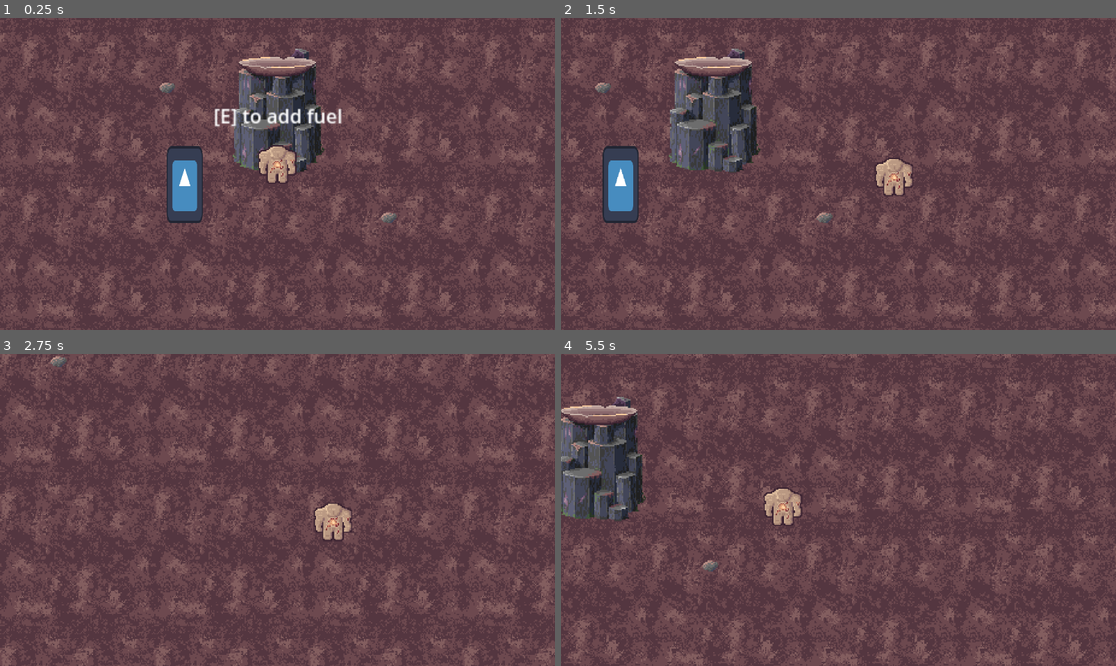
Above: before the commit, frames 1-4 (two rows, left to right).
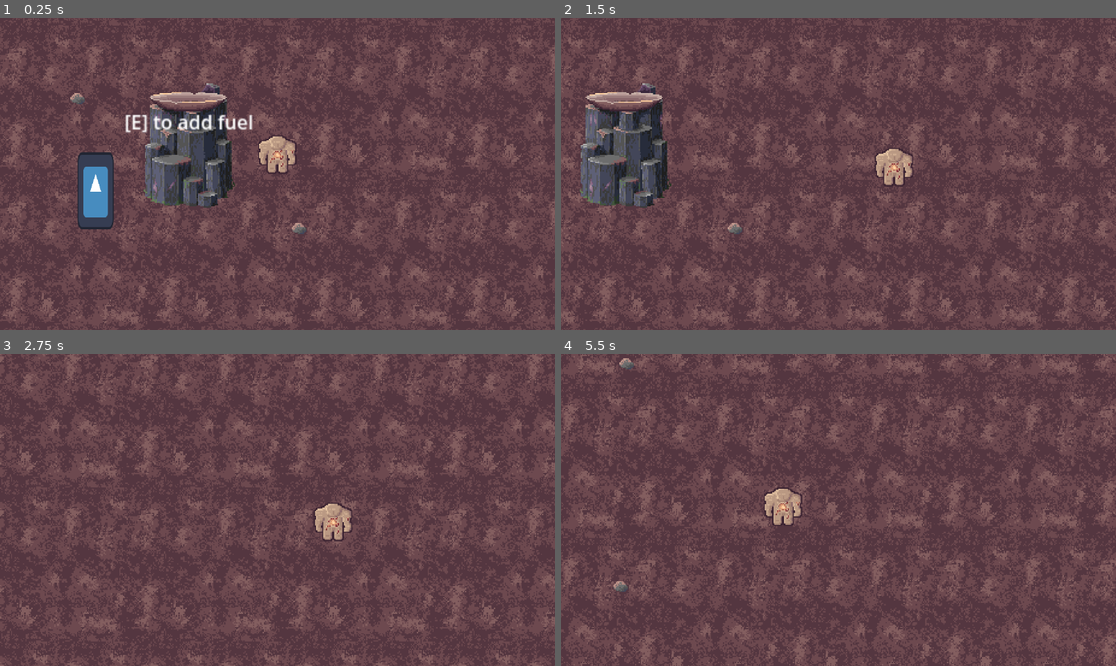
Above: after the commit, the same moments.

Repository: ShadowDragon5/eclipse
Game: Godot game, scene res://scenes/world.tscn
Two runs of this game, one before a commit and one after it. Both use one fixed random seed, a clock stepped at 60 frames per second and the inputs below. The engine's default icon, where the game draws it, is replaced by a stand-in: a white triangle on a blue panel in a dark square.
Inputs (mouse positions are in pixels of both pictures, inside the frame that each line leads up to):
- Up to frame 1 (0.25 s): no input
- Up to frame 2 (1.5 s): tap Enter at 0.5 s; move the mouse to (960, 158) at 0.52 s; hold Right (ui_right) 0.53-1.28 s; hold E (interact) 0.53-1.28 s; click (960, 158) at 0.67 s; move the mouse to (727, 189) at 1.27 s; hold Down (ui_down) from 1.28 s (still down); tap E (interact) at 1.35 s
- Up to frame 3 (2.75 s): move the mouse to (333, 441) at 2.02 s; release Down (ui_down) at 2.03 s; hold Right (ui_right) from 2.03 s (still down); hold E (interact) from 2.03 s (still down)
- Up to frame 4 (5.5 s): move the mouse to (810, 572) at 2.77 s; release Right (ui_right) at 2.78 s; release E (interact) at 2.78 s; hold Up (ui_up) 2.78-3.53 s; tap E (interact) at 2.85, 4.35 s; click (810, 572) at 2.92 s; move the mouse to (1005, 556) at 3.52 s; hold E (interact) 3.53-4.28 s; hold Left (ui_left) 3.53-5.03 s; move the mouse to (672, 463) at 4.27 s; move the mouse to (866, 510) at 5.02 s; hold Down (ui_down) from 5.03 s (still down); hold E (interact) from 5.03 s (still down); click (866, 510) at 5.17 s

The runs differ from the first frame. In frame 1, 40% of the frame differs, in the area x 0-100%, y 0-100%; in frame 2, 39%; in frame 3, 33%; in frame 4, 36%.

Commit message:
Moved brazier a bit & timings

Diff:
--- a/scenes/objects/brazier.tscn
+++ b/scenes/objects/brazier.tscn
@@ -17,7 +17,7 @@
 
 [node name="Sprite2D" type="Sprite2D" parent="."]
 texture_filter = 1
-position = Vector2(2.08165e-12, -24)
+position = Vector2(2.08165e-12, 0)
 texture = ExtResource("2_6vhlp")
 offset = Vector2(2.08165e-12, -32)
 metadata/_aseprite_wizard_config_ = {
@@ -40,22 +40,22 @@
 metadata/_aseprite_wizard_source_file_hash_ = "99c19f38ed497a0985aabd088dd22b5a"
 
 [node name="CollisionShape2D" type="CollisionShape2D" parent="."]
-position = Vector2(7.10543e-15, -24)
+position = Vector2(7.10543e-15, 0)
 rotation = -1.5708
 shape = SubResource("CapsuleShape2D_f8ort")
 
 [node name="Timer" type="Timer" parent="."]
 process_callback = 0
-wait_time = 300.0
+wait_time = 150.0
 one_shot = true
+autostart = true
 
 [node name="InteractionArea" parent="." instance=ExtResource("2_3retb")]
 position = Vector2(0, -24)
 action_name = "add fuel"
 
 [node name="CollisionShape2D" type="CollisionShape2D" parent="InteractionArea"]
-visible = false
-position = Vector2(2.08165e-12, 2.08165e-12)
+position = Vector2(2.08165e-12, 24)
 shape = SubResource("CircleShape2D_gtl83")
 
 [connection signal="timeout" from="Timer" to="." method="_on_timer_timeout"]
--- a/scenes/objects/pebble_collectable.tscn
+++ b/scenes/objects/pebble_collectable.tscn
@@ -1,13 +1,9 @@
-[gd_scene load_steps=7 format=3 uid="uid://tdawhwedsanv"]
+[gd_scene load_steps=6 format=3 uid="uid://tdawhwedsanv"]
 
 [ext_resource type="Texture2D" uid="uid://04udyqemrcsj" path="res://assets/sprites/pebbles.png" id="1_5pdhb"]
 [ext_resource type="Script" path="res://scripts/pebble_collectable.gd" id="1_yaf5h"]
 [ext_resource type="Resource" uid="uid://dawgtdh0hjqea" path="res://inventory/items/rock.tres" id="2_qjvop"]
 [ext_resource type="PackedScene" uid="uid://dnm3rhrapnk6r" path="res://interactioin/interaction area/interaction_area.tscn" id="3_76uq1"]
-
-[sub_resource type="AtlasTexture" id="AtlasTexture_by4vw"]
-atlas = ExtResource("1_5pdhb")
-region = Rect2(16, 0, 16, 16)
 
 [sub_resource type="CapsuleShape2D" id="CapsuleShape2D_2c3l6"]
 radius = 7.0
@@ -19,27 +15,8 @@
 item = ExtResource("2_qjvop")
 
 [node name="Sprite2D" type="Sprite2D" parent="."]
-texture_filter = 1
-position = Vector2(0, -4)
-texture = SubResource("AtlasTexture_by4vw")
-metadata/_aseprite_wizard_config_ = {
-"i_mode": 1,
-"keep_anim_length": false,
-"layer": "",
-"o_ex_p": "",
-"o_folder": "res://assets/sprites",
-"o_name": "",
-"only_visible": false,
-"player": "",
-"slice": "pebble2",
-"source": "res://assets/aseprite/pebbles.aseprite"
-}
-metadata/_aseprite_wizard_interface_config_ = {
-"layer_section": false,
-"output_section": true,
-"slice_section": true
-}
-metadata/_aseprite_wizard_source_file_hash_ = "295e6354c7e79a99551a2ddfddbfa685"
+texture = ExtResource("1_5pdhb")
+hframes = 6
 
 [node name="InteractionArea" parent="." instance=ExtResource("3_76uq1")]
 action_name = "pick up"
--- a/scenes/objects/player.tscn
+++ b/scenes/objects/player.tscn
@@ -49,6 +49,7 @@
 drag_vertical_enabled = true
 
 [node name="Inv_ui" parent="." instance=ExtResource("3_qegtv")]
+visible = false
 offset_left = -42.0
 offset_top = -102.0
 offset_right = 42.0
--- a/scenes/world.tscn
+++ b/scenes/world.tscn
@@ -37,6 +37,7 @@
 texture_filter = 1
 
 [node name="player" parent="." instance=ExtResource("1_s6c5f")]
+position = Vector2(74, -5)
 max_speed = 200
 accel = 500
 friction = 400
--- a/scripts/brazier.gd
+++ b/scripts/brazier.gd
@@ -17,8 +17,7 @@
 	#print(delta)
 
 func _add_fuel():
-	burn_time.start(burn_time.get_wait_time()+fuel_time)
-
+	burn_time.start(burn_time.get_time_left() + fuel_time)
 
 func _on_timer_timeout():
 	print ("Game Over")
